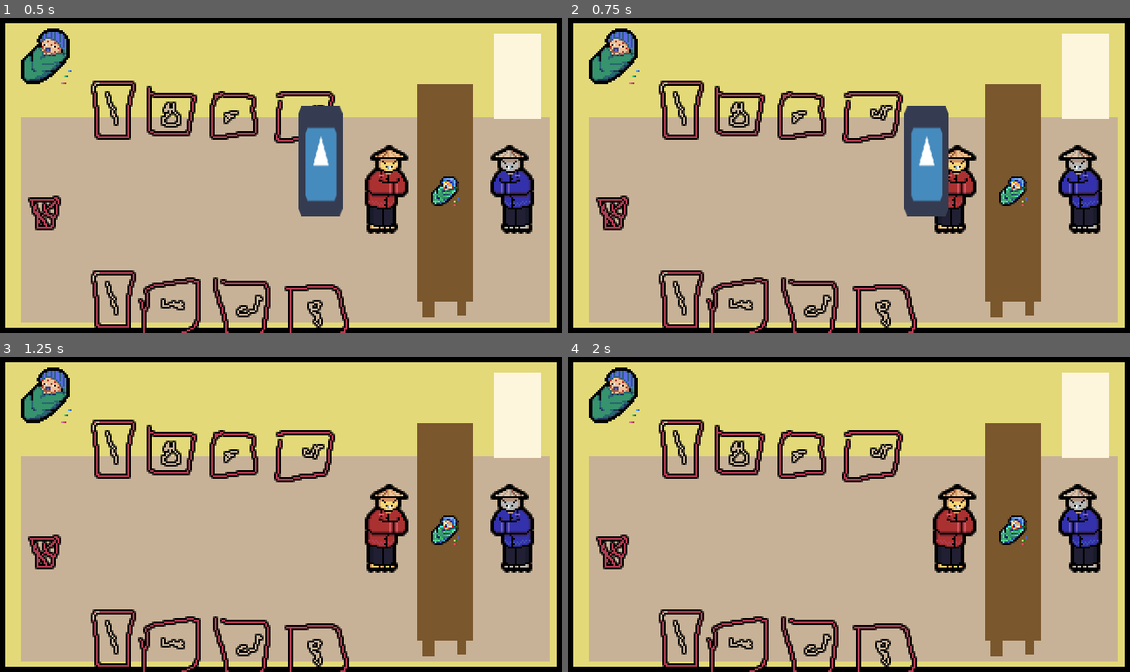
Above: before the commit, frames 1-4 (two rows, left to right).
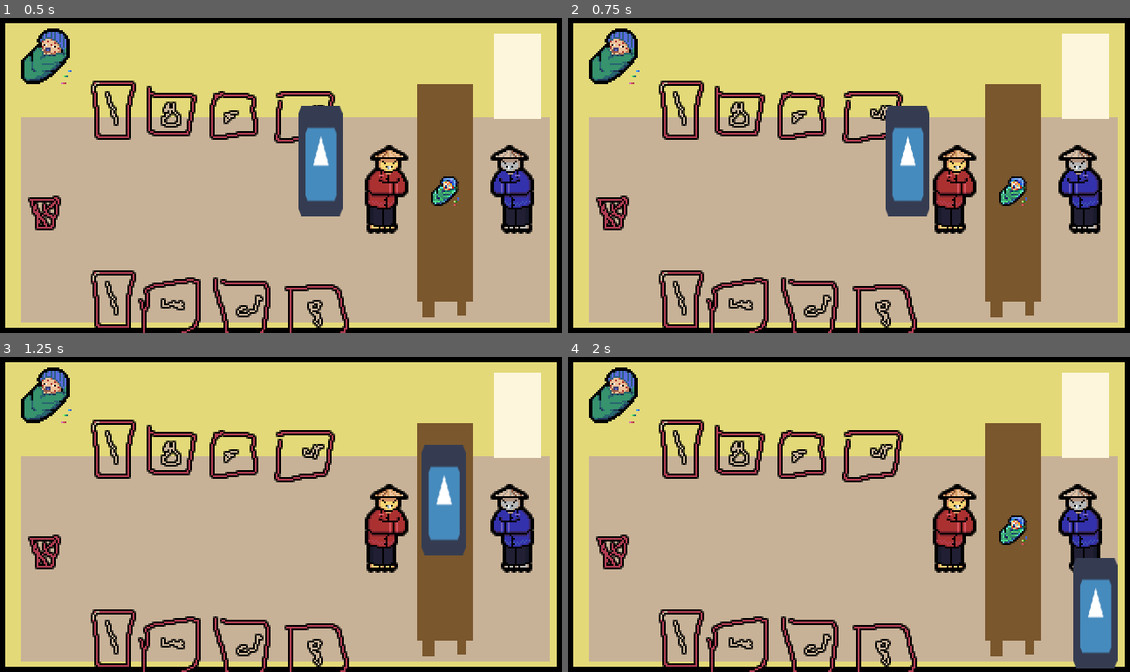
Above: after the commit, the same moments.

Repository: luis11011/Todoamil
Game: Godot game, scene res://World.tscn
Same seed, same stepped clock (60 frames per second), same inputs: the game is played once before the commit and once after it. The engine's default icon, where the game draws it, is replaced by a stand-in: a white triangle on a blue panel in a dark square.
Inputs:
- Up to frame 1 (0.5 s): no input
- Up to frame 2 (0.75 s): tap Enter at 0.5 s; hold Right (ui_right) from 0.53 s (still down)
- Up to frame 3 (1.25 s): keep holding Right (ui_right); tap Space (ui_select) at 0.77 s
- Up to frame 4 (2 s): release Right (ui_right) at 1.28 s; hold Down (ui_down) from 1.28 s (still down); tap Space (ui_select) at 1.52 s

Frame 1 is identical in both runs. In frame 2, 3.0% of the frame differs, in the area x 56-68%, y 27-63%; in frame 3, 2.7%; in frame 4, 2.8%.

Commit message:
player speed vector fix

Diff:
--- a/Player.gd
+++ b/Player.gd
@@ -4,8 +4,8 @@
 
 onready var interact_area : Area2D = $Interactuator as Area2D
 
-var MAX_SPEED = 350
-var ACCELERATION = 1000
+var MAX_SPEED = 120
+var ACCELERATION = 500
 var motion = Vector2.ZERO
 
 
@@ -32,7 +32,7 @@
 
 func apply_friction(amount):
 	if motion.length() > amount:
-		motion -= motion.normalized() * 30
+		motion -= motion.normalized() * (amount*1.5)
 	else:
 		motion = Vector2.ZERO
 
